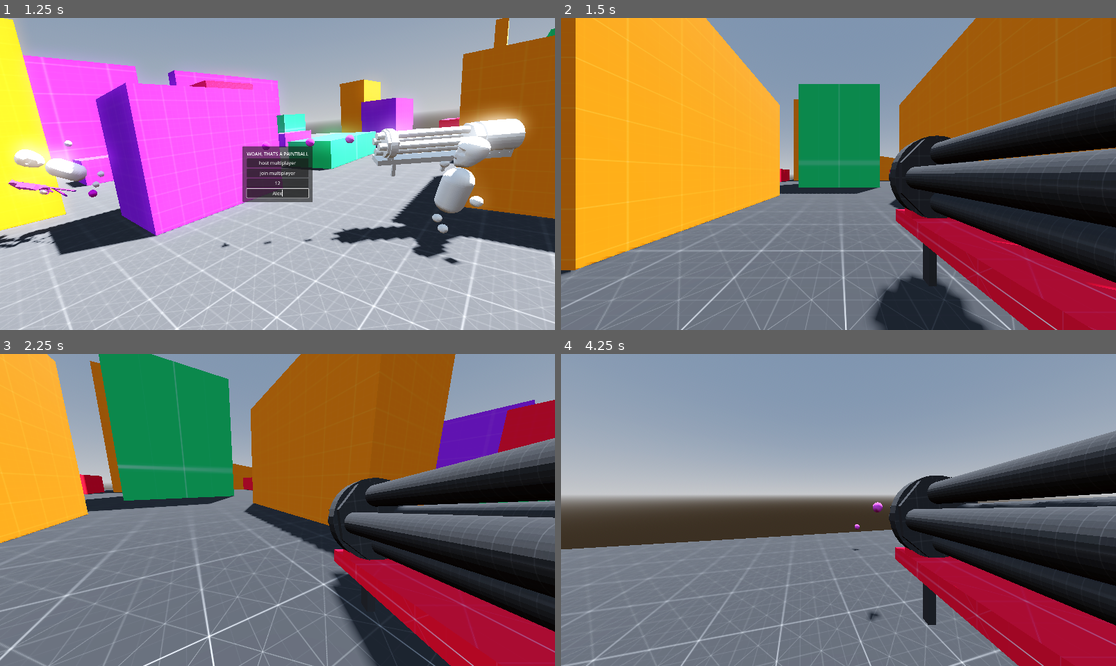
Above: before the commit, frames 1-4 (two rows, left to right).
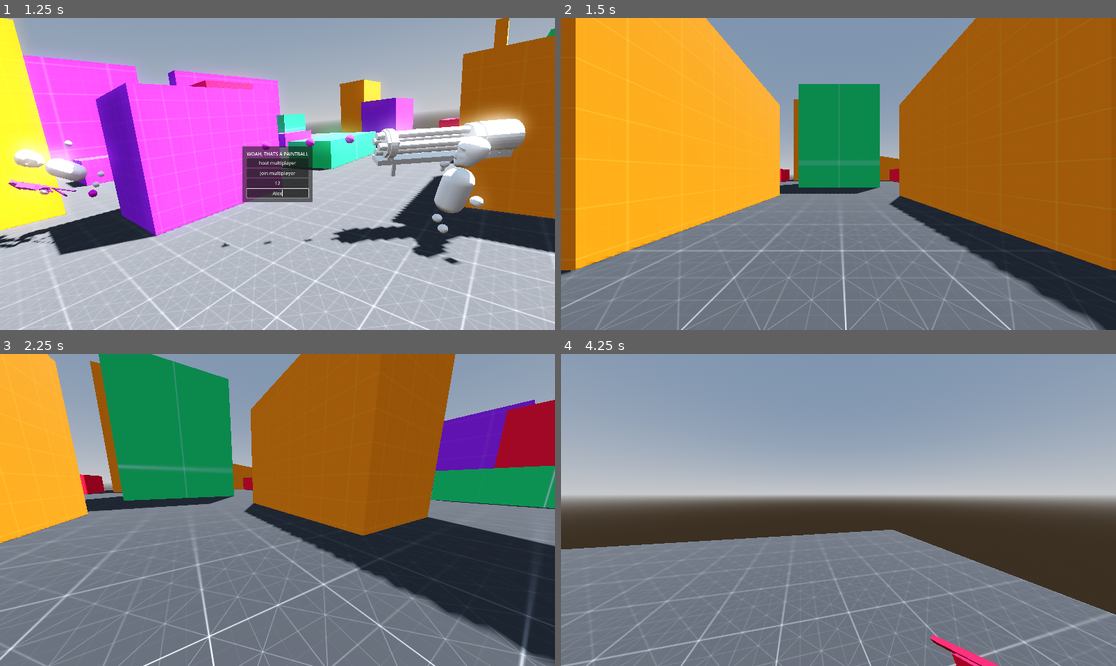
Above: after the commit, the same moments.

Repository: Monkeytonk115/godot-paintball
Game: Godot game, scene res://scenes/main.tscn
Two runs of this game, one before a commit and one after it. Both use one fixed random seed, a clock stepped at 60 frames per second and the inputs below.
Inputs (mouse positions are in pixels of both pictures, inside the frame that each line leads up to):
- Up to frame 1 (1.25 s): click (277, 183) at 0.52 s; type "12" at 0.6 s; click (277, 192) at 0.75 s; type "Alex" at 0.83 s
- Up to frame 2 (1.5 s): click "host multiplayer" at 1.25 s
- Up to frame 3 (2.25 s): tap Enter at 2 s; move the mouse to (305, 510) at 2.02 s; press the mouse at (305, 510) at 2.03 s; hold W (forward) from 2.03 s (still down)
- Up to frame 4 (4.25 s): keep holding W (forward); tap Space (jump) at 2.27, 3.02 s; move the mouse to (810, 510) at 2.77 s; release the mouse at (810, 510) at 2.78 s; tap Tab (scoreboard) at 2.85 s; move the mouse to (849, 503) at 3.52 s; press the mouse at (849, 503) at 3.53 s

Frame 1 is identical in both runs. In frame 2, 25% of the frame differs, in the area x 55-100%, y 22-100%; in frame 3, 21%; in frame 4, 22%.

Commit message:
fix multiplayer weapons

Diff:
--- a/scenes/main.gd
+++ b/scenes/main.gd
@@ -46,7 +46,6 @@
 	var team = [Team.PURPLE, Team.GREEN][multiplayer.get_peers().size() % 2]
 	var new_player = player.instantiate()
 	new_player.set_name(str(peer_id))
-	new_player.loadout = ["res://scenes/weapons/minigun.tscn"]
 	var spawnPoint = Vector3.ZERO
 	if team == Team.GREEN:
 		spawnPoint = new_arena.find_child("greenSpawn").get_children().pick_random().transform.origin
@@ -58,12 +57,16 @@
 	PlayerData.set_player_score.rpc(peer_id, 0)
 	PlayerData.set_player_team.rpc(peer_id, team)
 
+	PlayerData.send_new_player_stats(peer_id)
+
 	new_player.player_hit.connect(player_hit)
 
 	await get_tree().create_timer(1.0).timeout
+	new_player.equip.rpc([
+		"res://scenes/weapons/minigun.tscn",
+		"res://scenes/weapons/paintgun.tscn",
+		"res://scenes/weapons/sniper.tscn"].pick_random())
 	new_player.respawn.rpc(spawnPoint)
-
-	PlayerData.send_new_player_stats(peer_id)
 
 
 func remove_player(peer_id):
@@ -93,6 +96,10 @@
 		spawnPoint = new_arena.find_child("purpleSpawn").get_children().pick_random().transform.origin
 	if attacker_id != -1:
 		PlayerData.add_player_score.rpc(attacker_id, 1)
+	ply.equip.rpc([
+		"res://scenes/weapons/minigun.tscn",
+		"res://scenes/weapons/paintgun.tscn",
+		"res://scenes/weapons/sniper.tscn"].pick_random())
 	ply.respawn.rpc(spawnPoint)
 
 
--- a/scenes/player.gd
+++ b/scenes/player.gd
@@ -10,7 +10,6 @@
 var gravity = ProjectSettings.get_setting("physics/3d/default_gravity")
 var equipped_weapon
 
-var loadout = ["res://scenes/weapons/paintgun.tscn"]
 var player_health = 100
 
 func _enter_tree():
@@ -27,8 +26,6 @@
 	Input.mouse_mode = Input.MOUSE_MODE_CAPTURED
 	$Camera3D.current = true
 
-	equip.rpc(loadout[0])
-
 
 func _process(_delta):
 	if not is_multiplayer_authority(): return
@@ -43,7 +40,8 @@
 		$humanoid/Eye.rotate_x(-event.relative.y * 0.005)
 		$humanoid/Eye.rotation.x = clamp($humanoid/Eye.rotation.x, -PI/2, PI/2)
 
-		equipped_weapon.rotation.x = $humanoid/Eye.rotation.x
+		if equipped_weapon:
+			equipped_weapon.rotation.x = $humanoid/Eye.rotation.x
 
 
 func _physics_process(delta):
@@ -88,8 +86,10 @@
 		take_damage(999, -1)
 
 
-@rpc("authority", "call_local")
+@rpc("any_peer", "call_local")
 func equip(wep : String):
+	if equipped_weapon:
+		equipped_weapon.queue_free()
 	print("equipping ", wep)
 	equipped_weapon = load(wep).instantiate()
 	$humanoid/hand_right.add_child(equipped_weapon)
